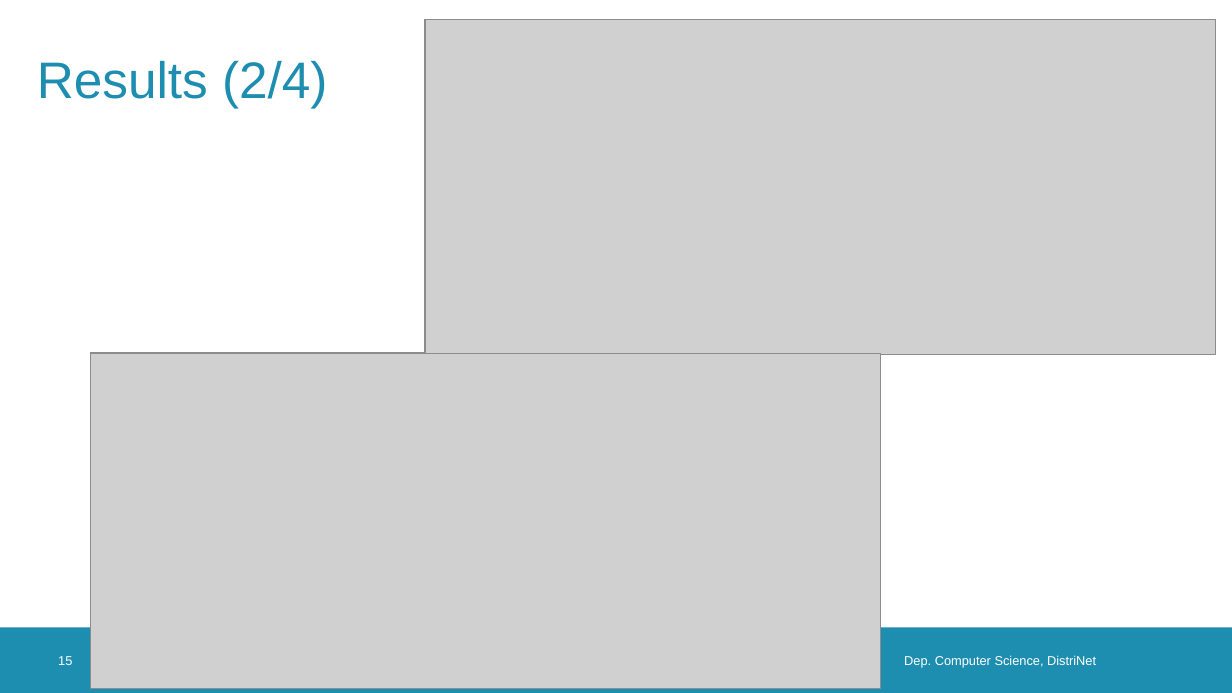
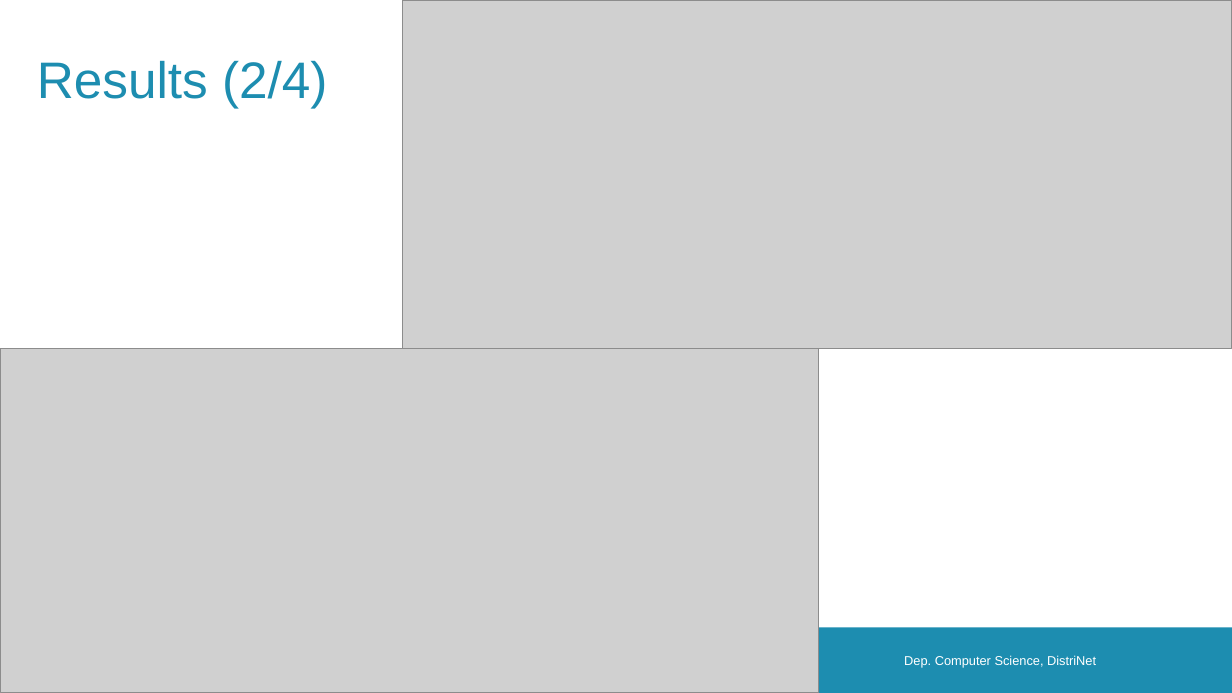
Before and after one commit to k8-scalar/incremental_policy_verification, a slide deck: slide 15 of Jasper Files/Presentations/2023 November presentation.pptx. Drawn at 1232x693 pixels with LibreOffice and Linux fonts; fonts in the diff are those of the drawing; grey boxes stand for pictures; background and template pictures are left out. Boxes give left, top, right and bottom in pixels: in the first picture for what was removed or moved away, otherwise in the second. Text is boxed around its words. In the diff, an @@ line names an element or a change of style, - is before the commit and + after.

```diff
--- a/Jasper Files/Presentations/2023 November presentation.pptx
+++ b/Jasper Files/Presentations/2023 November presentation.pptx
@@ picture: place and size @@
-picture at [424, 19, 1215, 353]
+picture at [403, 0, 1232, 348]
@@ picture removed at [425, 19, 1215, 355] @@
@@ picture: place and size @@
-picture at [91, 354, 881, 689]
+picture at [0, 348, 818, 693]
@@ picture removed at [91, 353, 881, 687] @@
```
Also in this commit, not shown: 3 other slides changed, 53 other files.
